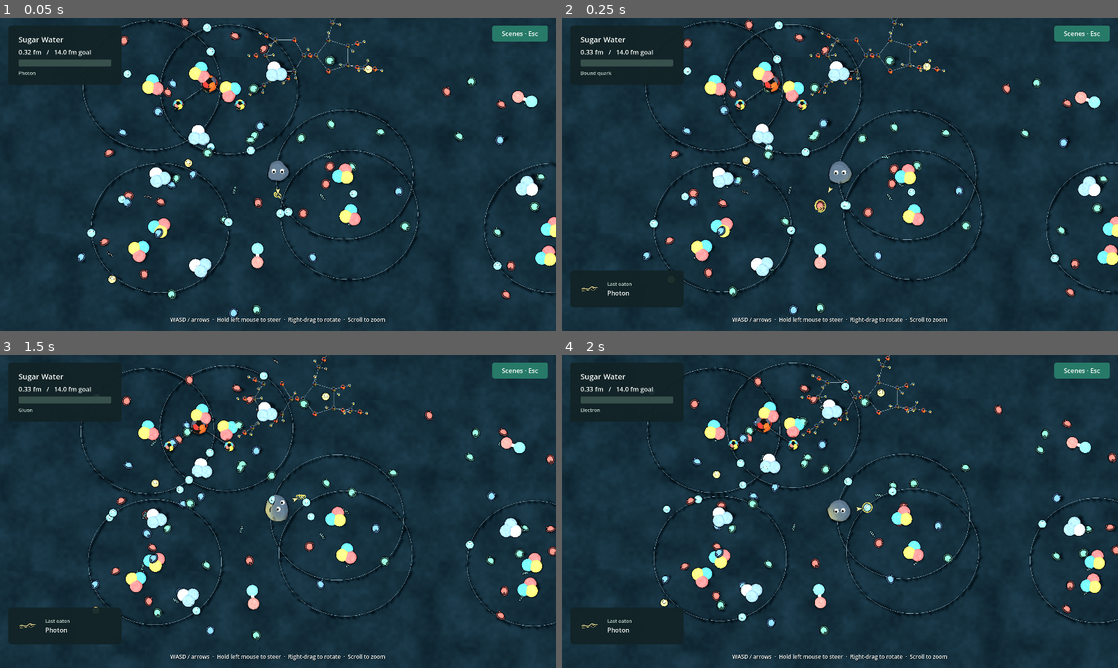
Above: before the commit, frames 1-4 (two rows, left to right).
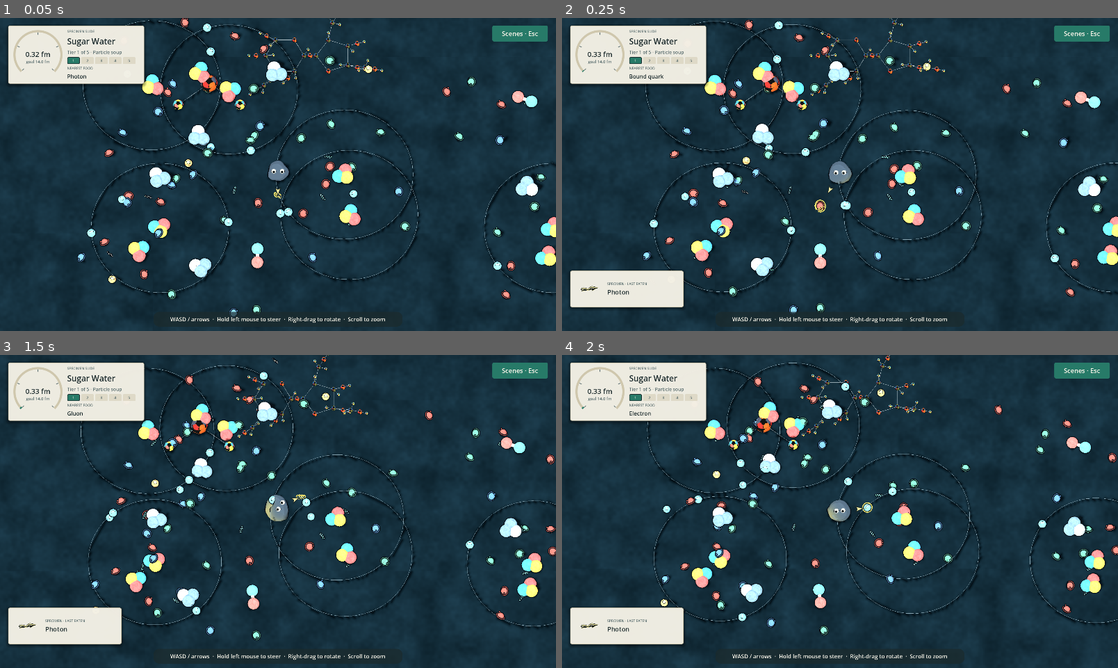
Above: after the commit, the same moments.

Repository: armantark/gray-goo
Game: Godot game, scene res://main.tscn
Same seed, same stepped clock (60 frames per second), same inputs: the game is played once before the commit and once after it.
Inputs (mouse positions are in pixels of both pictures, inside the frame that each line leads up to):
- Up to frame 1 (0.05 s): no input
- Up to frame 2 (0.25 s): no input
- Up to frame 3 (1.5 s): move the mouse to (400, 495) at 0.52 s; hold D (move_right) 0.53-1.25 s; click (400, 495) at 0.67 s; drag from (166, 527) to (250, 574) at 1.27 s
- Up to frame 4 (2 s): no input

The runs differ from the first frame. In frame 1, 4.8% of the frame differs, in the area x 1-99%, y 2-98%; in frame 2, 7.1%; in frame 3, 7.1%; in frame 4, 7.1%.

Commit message:
Show the goo's growth as a specimen slide with a five-rung ladder.
The old HUD was a generic dark panel with a progress bar. The new one reads as labels on a microscope slide: a log-scale dial that flashes when a size jump changes the unit calibration, the level's five tiers as a ladder strip, a specimen card for the last meal, and light-year units for the cosmic level. A capture script records the meal, completion, and menu states for visual checks.

Diff:
--- /dev/null
+++ b/scripts/capture_hud.gd
@@ -0,0 +1,34 @@
+extends SceneTree
+
+# Captures the HUD states the view inspector cannot reach: the last-meal card,
+# the completion card, and the scene menu. Output: --output=<dir>.
+
+var _output := "res://builds/hud-views"
+
+func _initialize() -> void:
+	call_deferred("_run")
+
+func _run() -> void:
+	for arg in OS.get_cmdline_user_args():
+		if arg.begins_with("--output="):
+			_output = arg.trim_prefix("--output=")
+	DirAccess.make_dir_recursive_absolute(_output)
+	var game: Node3D = load("res://main.tscn").instantiate()
+	root.add_child(game)
+	current_scene = game
+	game.start_level(1)
+	await create_timer(2.0).timeout
+	game.hud.show_meal("Living polyp", "polyp", Color("f58ca8"))
+	await _shot("meal-card")
+	game.hud.show_completion()
+	await _shot("completion")
+	game.hud.completion.hide()
+	game.hud.toggle_menu()
+	await _shot("menu")
+	print("HUD_CAPTURE_DONE")
+	game._shutdown()
+
+func _shot(name: String) -> void:
+	await create_timer(0.5).timeout
+	await RenderingServer.frame_post_draw
+	root.get_texture().get_image().save_png(_output.path_join(name + ".png"))
--- a/src/game.gd
+++ b/src/game.gd
@@ -203,7 +203,7 @@
 	else:
 		goo.gaze_screen_position = rig.camera.unproject_position(target_position if not target_name.is_empty() else goo.global_position)
 	hud.update_game(pow(_volume, 1.0 / 3.0), world.config.initial_radius,
-		world.config.goal_radius, rig.camera, goo.global_position, target_position, target_name)
+		world.config.goal_radius, world.current_tier, rig.camera, goo.global_position, target_position, target_name)
 
 func _bite_particles(point: Vector3, color: Color, strength: float) -> void:
 	var particles := CPUParticles3D.new()
--- a/src/hud.gd
+++ b/src/hud.gd
@@ -4,23 +4,33 @@
 signal scene_requested(index: int)
 signal pause_requested(paused: bool)
 
-const INK := Color("122326")
-const PAPER := Color("f3f8f5")
+# The HUD reads as labels on a microscope slide: paper cards with ink text over the dark scene.
+const INK := Color("1b2a2c")
+const INK_SOFT := Color("5c6f70")
+const PAPER := Color("f6f3e8")
+const PAPER_EDGE := Color("cfc7ad")
 const TEAL := Color("277a68")
+const RULE := Color("8a9a92")
+const TITLES := ["Sugar Water", "Coral Colony Tide Pool", "Skatepark Bowl", "Cosmic Web"]
+const LIGHT_YEAR := 9.4607e15
 var title_label: Label
-var size_label: Label
+var tier_label: Label
 var target_label: Label
-var goal_bar: ProgressBar
+var gauge: SizeGauge
+var ladder: HBoxContainer
 var completion: PanelContainer
 var menu: PanelContainer
 var next_button: Button
 var hint_label: Label
 var pointer: FoodPointer
+var movement_speed := 1.0
 var _root: Control
 var _scene_index := 0
 var _hint_time := 0.0
-var _meters_per_unit: float
-var movement_speed := 1.0
+var _config: Dictionary
+var _meters_per_unit := 1.0
+var _tier := -1
+var _rungs: Array[Label] = []
 var _settings := ConfigFile.new()
 var _last_meal: PanelContainer
 var _meal_label: Label
@@ -28,6 +38,7 @@
 var _meal_camera: Camera3D
 var _meal_model: Node3D
 var _meal_kind := ""
+var _mono := SystemFont.new()
 
 class FoodPointer extends Control:
 	var position_on_screen := Vector2.ZERO
@@ -43,28 +54,40 @@
 		points.append(points[0])
 		draw_polyline(points, Color("172729"), 2.5, true)
 
+# A round dial on a log scale from the starting diameter to the goal diameter.
+# The dial flashes a ring when a size jump changes the unit calibration.
+class SizeGauge extends Control:
+	const SWEEP := TAU * 0.75
+	const START := PI * 0.75
+	var fraction := 0.0
+	var reading := ""
+	var goal := ""
+	var flash := 0.0
+	var font: Font
+	func _draw() -> void:
+		var center := size * 0.5
+		var outer := minf(center.x, center.y) - 4.0
+		draw_arc(center, outer, START, START + SWEEP, 72, PAPER_EDGE, 7.0, true)
+		if fraction > 0.0:
+			draw_arc(center, outer, START, START + SWEEP * fraction, 72, TEAL, 7.0, true)
+		for tick in 5:
+			var angle := START + SWEEP * float(tick) / 4.0
+			draw_line(center + Vector2.from_angle(angle) * (outer - 12.0), center + Vector2.from_angle(angle) * (outer - 5.0), INK_SOFT, 2.0, true)
+		if flash > 0.0:
+			draw_arc(center, outer + 6.0 + (1.0 - flash) * 18.0, 0.0, TAU, 96, Color(TEAL, flash), 3.0, true)
+		draw_string(font, Vector2(0, center.y + 8.0), reading, HORIZONTAL_ALIGNMENT_CENTER, size.x, 24, INK)
+		draw_string(font, Vector2(0, center.y + 30.0), goal, HORIZONTAL_ALIGNMENT_CENTER, size.x, 14, INK_SOFT)
+
 func _ready() -> void:
 	process_mode = Node.PROCESS_MODE_ALWAYS
+	_mono.font_names = PackedStringArray(["JetBrains Mono", "Menlo", "Monaco"])
 	_root = Control.new()
 	_root.set_anchors_and_offsets_preset(Control.PRESET_FULL_RECT)
 	_root.mouse_filter = Control.MOUSE_FILTER_IGNORE
 	add_child(_root)
-	_root.add_theme_color_override("font_color", PAPER)
+	_root.add_theme_color_override("font_color", INK)
 	_root.add_theme_font_size_override("font_size", 22)
-	var stats := _panel(_root)
-	stats.position = Vector2(28, 26)
-	stats.custom_minimum_size = Vector2(360, 0)
-	var content := _column(stats)
-	title_label = _label(content, "", 26)
-	size_label = _label(content, "", 22)
-	goal_bar = ProgressBar.new()
-	goal_bar.custom_minimum_size = Vector2(320, 9)
-	goal_bar.show_percentage = false
-	goal_bar.add_theme_stylebox_override("background", _style(Color("38504c"), 4))
-	goal_bar.add_theme_stylebox_override("fill", _style(Color("7fdfad"), 4))
-	content.add_child(goal_bar)
-	target_label = _label(content, "", 17)
-	target_label.modulate = Color("c9ddd5")
+	_build_slide_label()
 	var scene_button := _button(_root, "Scenes · Esc")
 	scene_button.set_anchors_and_offsets_preset(Control.PRESET_TOP_RIGHT)
 	scene_button.offset_left = -220
@@ -75,17 +98,82 @@
 	pointer = FoodPointer.new()
 	pointer.mouse_filter = Control.MOUSE_FILTER_IGNORE
 	_root.add_child(pointer)
-	hint_label = _label(_root, "WASD / arrows  ·  Hold left mouse to steer  ·  Right-drag to rotate  ·  Scroll to zoom", 19)
-	hint_label.set_anchors_and_offsets_preset(Control.PRESET_BOTTOM_WIDE)
-	hint_label.offset_top = -53
-	hint_label.offset_bottom = -22
+	var hint := PanelContainer.new()
+	hint.add_theme_stylebox_override("panel", _style(Color(INK, 0.72), 20))
+	hint.mouse_filter = Control.MOUSE_FILTER_IGNORE
+	hint.set_anchors_and_offsets_preset(Control.PRESET_CENTER_BOTTOM)
+	hint.offset_left = -430
+	hint.offset_right = 430
+	hint.offset_top = -66
+	hint.offset_bottom = -22
+	_root.add_child(hint)
+	hint_label = _label(hint, "WASD / arrows  ·  Hold left mouse to steer  ·  Right-drag to rotate  ·  Scroll to zoom", 19)
 	hint_label.horizontal_alignment = HORIZONTAL_ALIGNMENT_CENTER
-	hint_label.add_theme_color_override("font_shadow_color", Color(0, 0, 0, 0.8))
-	hint_label.add_theme_constant_override("shadow_offset_x", 1)
-	hint_label.add_theme_constant_override("shadow_offset_y", 2)
+	hint_label.add_theme_color_override("font_color", PAPER)
 	_build_completion()
 	_build_menu()
 	_build_last_meal()
+
+func _build_slide_label() -> void:
+	var card := _panel(_root)
+	card.position = Vector2(28, 26)
+	card.custom_minimum_size = Vector2(470, 0)
+	var row := HBoxContainer.new()
+	row.add_theme_constant_override("separation", 16)
+	card.add_child(row)
+	gauge = SizeGauge.new()
+	gauge.font = _mono
+	gauge.custom_minimum_size = Vector2(170, 170)
+	gauge.mouse_filter = Control.MOUSE_FILTER_IGNORE
+	gauge.tooltip_text = "Goo body diameter on a log scale from the starting size to the goal."
+	row.add_child(gauge)
+	var column := VBoxContainer.new()
+	column.size_flags_horizontal = Control.SIZE_EXPAND_FILL
+	column.add_theme_constant_override("separation", 6)
+	row.add_child(column)
+	_caption(column, "SPECIMEN SLIDE")
+	title_label = _label(column, "", 28)
+	tier_label = _label(column, "", 16)
+	tier_label.add_theme_color_override("font_color", INK_SOFT)
+	ladder = HBoxContainer.new()
+	ladder.add_theme_constant_override("separation", 4)
+	column.add_child(ladder)
+	_caption(column, "NEAREST FOOD")
+	target_label = _label(column, "", 19)
+
+func _caption(parent: Node, text: String) -> Label:
+	var label := _label(parent, text, 12)
+	label.add_theme_color_override("font_color", INK_SOFT)
+	label.add_theme_font_override("font", _mono)
+	return label
+
+func _build_ladder(tiers: Array) -> void:
+	for rung in _rungs:
+		rung.free()
+	_rungs.clear()
+	for index in tiers.size():
+		var rung := _label(ladder, str(index + 1), 13)
+		rung.add_theme_font_override("font", _mono)
+		rung.horizontal_alignment = HORIZONTAL_ALIGNMENT_CENTER
+		rung.custom_minimum_size = Vector2(44, 24)
+		rung.tooltip_text = tiers[index]
+		rung.mouse_filter = Control.MOUSE_FILTER_STOP
+		_rungs.append(rung)
+
+func _paint_ladder() -> void:
+	for index in _rungs.size():
+		var rung := _rungs[index]
+		var lit := index <= _tier
+		var style := _style(TEAL if lit else Color(PAPER_EDGE, 0.5), 4)
+		style.content_margin_left = 0
+		style.content_margin_right = 0
+		style.content_margin_top = 3
+		style.content_margin_bottom = 3
+		if index == _tier:
+			style.set_border_width_all(2)
+			style.border_color = INK
+		rung.add_theme_stylebox_override("normal", style)
+		rung.add_theme_color_override("font_color", PAPER if lit else INK_SOFT)
 
 func _build_last_meal() -> void:
 	_last_meal = _panel(_root)
@@ -113,7 +201,7 @@
 	text.size_flags_horizontal = Control.SIZE_EXPAND_FILL
 	text.alignment = BoxContainer.ALIGNMENT_CENTER
 	row.add_child(text)
-	_label(text, "Last eaten", 17).modulate = Color("c9ddd5")
+	_caption(text, "SPECIMEN · LAST EATEN")
 	_meal_label = _label(text, "", 22)
 	_meal_label.autowrap_mode = TextServer.AUTOWRAP_WORD_SMART
 	_meal_camera = Camera3D.new()
@@ -151,7 +239,13 @@
 
 func _panel(parent: Node) -> PanelContainer:
 	var panel := PanelContainer.new()
-	panel.add_theme_stylebox_override("panel", _style(Color(INK, 0.94), 12))
+	var style := _style(Color(PAPER, 0.96), 6)
+	style.set_border_width_all(2)
+	style.border_color = PAPER_EDGE
+	style.shadow_color = Color(0, 0, 0, 0.35)
+	style.shadow_size = 10
+	style.shadow_offset = Vector2(0, 4)
+	panel.add_theme_stylebox_override("panel", style)
 	parent.add_child(panel)
 	return panel
 
@@ -169,7 +263,7 @@
 	var label := Label.new()
 	label.text = text
 	label.add_theme_font_size_override("font_size", font_size)
-	label.add_theme_color_override("font_color", PAPER)
+	label.add_theme_color_override("font_color", INK)
 	label.mouse_filter = Control.MOUSE_FILTER_IGNORE
 	parent.add_child(label)
 	return label
@@ -190,12 +284,15 @@
 	button.custom_minimum_size.y = 50
 	button.add_theme_font_size_override("font_size", 22)
 	button.add_theme_color_override("font_color", PAPER)
-	button.add_theme_stylebox_override("normal", _style(TEAL, 8))
-	button.add_theme_stylebox_override("hover", _style(TEAL.lightened(0.14), 8))
-	button.add_theme_stylebox_override("pressed", _style(TEAL.darkened(0.15), 8))
-	var focus := _style(Color(0, 0, 0, 0), 8)
+	button.add_theme_color_override("font_hover_color", PAPER)
+	button.add_theme_color_override("font_pressed_color", PAPER)
+	button.add_theme_color_override("font_focus_color", PAPER)
+	button.add_theme_stylebox_override("normal", _style(TEAL, 6))
+	button.add_theme_stylebox_override("hover", _style(TEAL.lightened(0.14), 6))
+	button.add_theme_stylebox_override("pressed", _style(TEAL.darkened(0.15), 6))
+	var focus := _style(Color(0, 0, 0, 0), 6)
 	focus.set_border_width_all(2)
-	focus.border_color = Color("f4d277")
+	focus.border_color = INK
 	button.add_theme_stylebox_override("focus", focus)
 	parent.add_child(button)
 	return button
@@ -205,13 +302,13 @@
 	completion.set_anchors_and_offsets_preset(Control.PRESET_CENTER_BOTTOM)
 	completion.offset_left = -200
 	completion.offset_right = 200
-	completion.offset_top = -180
-	completion.offset_bottom = -75
+	completion.offset_top = -215
+	completion.offset_bottom = -105
 	var column := _column(completion)
 	var label := _label(column, "Goal reached", 30)
 	label.horizontal_alignment = HORIZONTAL_ALIGNMENT_CENTER
 	next_button = _button(column, "Next level")
-	next_button.pressed.connect(func(): scene_requested.emit((_scene_index + 1) % 4))
+	next_button.pressed.connect(func(): scene_requested.emit((_scene_index + 1) % TITLES.size()))
 	completion.hide()
 
 func _build_menu() -> void:
@@ -223,13 +320,13 @@
 	menu.set_anchors_and_offsets_preset(Control.PRESET_CENTER)
 	menu.offset_left = -260
 	menu.offset_right = 260
-	menu.offset_top = -280
-	menu.offset_bottom = 280
+	menu.offset_top = -262
+	menu.offset_bottom = 262
 	var column := _column(menu)
+	_caption(column, "SLIDE TRAY")
 	_label(column, "Gray Goo", 34)
-	var titles := ["Quark Dust Ladder", "Coral Colony Tide Pool", "Skatepark Bowl", "Tablecloth of Everything"]
-	for index in titles.size():
-		var button := _button(column, titles[index])
+	for index in TITLES.size():
+		var button := _button(column, "%02d · %s" % [index + 1, TITLES[index]])
 		button.pressed.connect(func():
 			menu.hide()
 			pause_requested.emit(false)
@@ -256,20 +353,33 @@
 
 func configure(index: int, config: Dictionary) -> void:
 	_scene_index = index
+	_config = config
 	_meters_per_unit = float(config.meters_per_unit)
-	size_label.tooltip_text = "Goo body diameter and the diameter needed to finish this scene."
+	_tier = -1
 	title_label.text = config.title
+	_build_ladder(config.tiers)
+	gauge.flash = 0.0
 	_last_meal.hide()
 	completion.hide()
 	menu.hide()
-	hint_label.modulate.a = 1.0
+	hint_label.get_parent().modulate.a = 1.0
 	_hint_time = 0.0
 
-func update_game(radius: float, initial: float, goal: float, camera: Camera3D,
+func update_game(radius: float, initial: float, goal: float, tier: int, camera: Camera3D,
 		goo_position: Vector3, target_position: Vector3, target_name: String) -> void:
-	size_label.text = "%s   /   %s goal" % [format_size(radius * 2.0 * _meters_per_unit), format_size(goal * 2.0 * _meters_per_unit)]
-	goal_bar.value = clampf((radius - initial) / (goal - initial) * 100.0, 0.0, 100.0)
-	target_label.text = target_name
+	var meters_per_unit := float(_config.meters_per_unit)
+	if meters_per_unit != _meters_per_unit:
+		_meters_per_unit = meters_per_unit
+		gauge.flash = 1.0
+	if tier != _tier:
+		_tier = tier
+		tier_label.text = "Tier %d of %d · %s" % [tier + 1, _rungs.size(), _config.tiers[tier]]
+		_paint_ladder()
+	gauge.fraction = clampf(log(radius / initial) / log(goal / initial), 0.0, 1.0)
+	gauge.reading = format_size(radius * 2.0 * meters_per_unit)
+	gauge.goal = "goal " + format_size(goal * 2.0 * meters_per_unit)
+	gauge.queue_redraw()
+	target_label.text = target_name if not target_name.is_empty() else "—"
 	pointer.target_visible = not target_name.is_empty() and not menu.visible
 	if pointer.target_visible:
 		var center := camera.unproject_position(goo_position)
@@ -279,20 +389,22 @@
 		pointer.position_on_screen = center + pointer.direction * (screen_radius + 33.0)
 	pointer.queue_redraw()
 
+# Sizes from a tenth of a light year upward read in light years, as astronomy does.
 static func format_size(meters: float) -> String:
-	for unit in [[1e24, "Ym"], [1e21, "Zm"], [1e18, "Em"], [1e15, "Pm"],
+	for unit in [[LIGHT_YEAR * 1e9, "Gly"], [LIGHT_YEAR * 1e6, "Mly"], [LIGHT_YEAR * 1e3, "kly"], [LIGHT_YEAR * 0.1, "ly"],
 			[1e12, "Tm"], [1e9, "Gm"], [1e6, "Mm"], [1e3, "km"], [1.0, "m"],
 			[1e-2, "cm"], [1e-3, "mm"], [1e-6, "µm"], [1e-9, "nm"],
 			[1e-12, "pm"], [1e-15, "fm"]]:
 		if meters >= unit[0]:
-			var size: float = meters / float(unit[0])
+			var divisor: float = LIGHT_YEAR if unit[1] == "ly" else float(unit[0])
+			var size: float = meters / divisor
 			var precision := 2 if size < 10.0 else (1 if size < 100.0 else 0)
 			return ("%.*f %s" % [precision, size, unit[1]])
 	return "%.2f fm" % (meters / 1e-15)
 
 func show_completion() -> void:
 	completion.show()
-	next_button.text = "Back to particles" if _scene_index == 3 else "Next level"
+	next_button.text = "Back to the first slide" if _scene_index == TITLES.size() - 1 else "Next level"
 
 func toggle_menu() -> void:
 	menu.visible = not menu.visible
@@ -304,6 +416,9 @@
 		get_viewport().set_input_as_handled()
 
 func _process(delta: float) -> void:
+	if gauge.flash > 0.0:
+		gauge.flash = maxf(gauge.flash - delta * 1.2, 0.0)
+		gauge.queue_redraw()
 	if not menu.visible:
 		_hint_time += delta
-		hint_label.modulate.a = 1.0 if _hint_time < 18.0 else 0.45
+		hint_label.get_parent().modulate.a = 1.0 if _hint_time < 18.0 else 0.45
